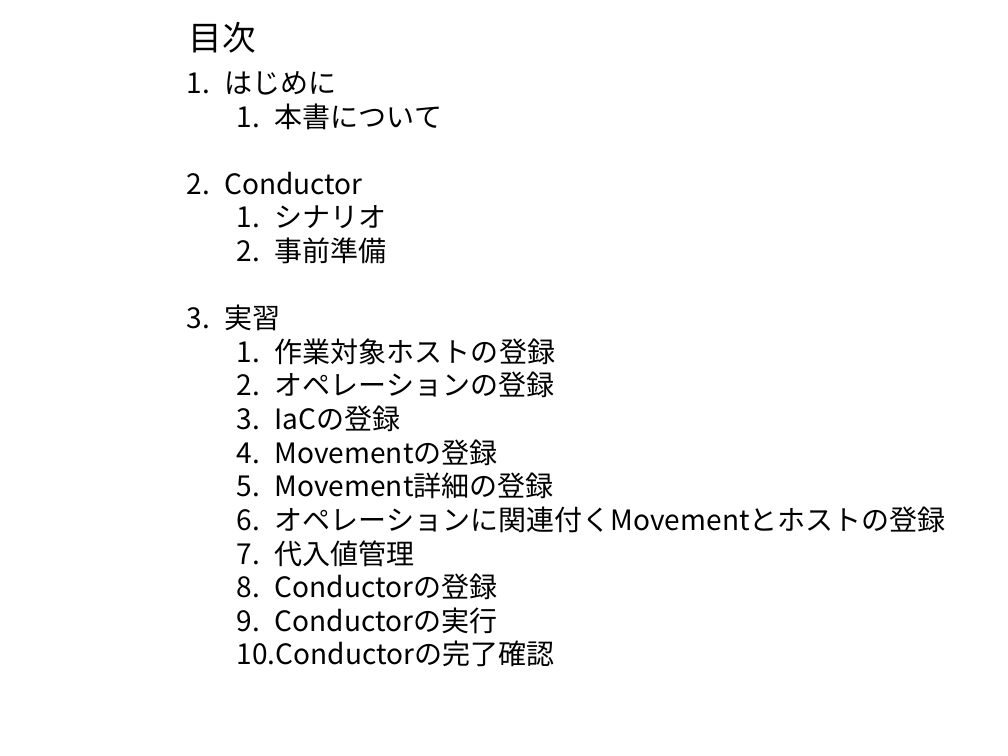
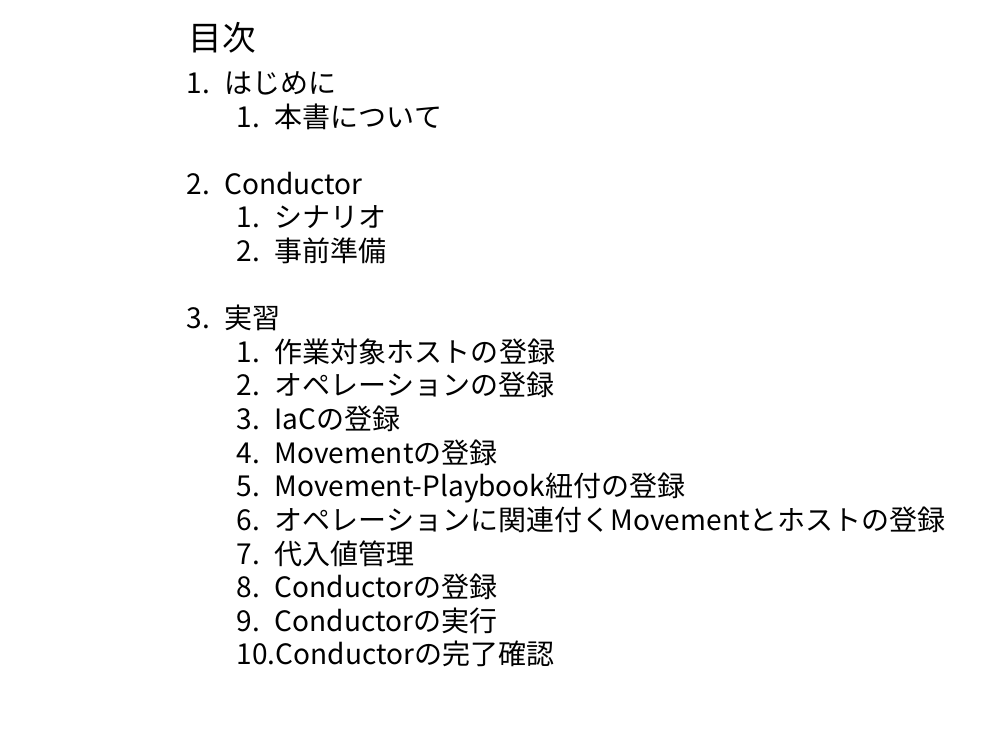
Before and after one commit to exastro-suite/it-automation-docs, a slide deck: slide 2 of asset/Learn_ja/ITA-Conductor_practice_ja.pptx. Drawn at 1008x756 pixels with LibreOffice and Linux fonts; fonts in the diff are those of the drawing; background and template pictures are left out. Boxes give left, top, right and bottom in pixels: in the first picture for what was removed or moved away, otherwise in the second. Text is boxed around its words. In the diff, an @@ line names an element or a change of style, - is before the commit and + after.

```diff
--- a/asset/Learn_ja/ITA-Conductor_practice_ja.pptx
+++ b/asset/Learn_ja/ITA-Conductor_practice_ja.pptx
@@ text at box(275, 472, 686, 503): text changed @@
-  5. Movement詳細の登録
+  5. Movement-Playbook紐付の登録
```
Also in this commit, not shown: 18 other slides changed, 1 other file.
